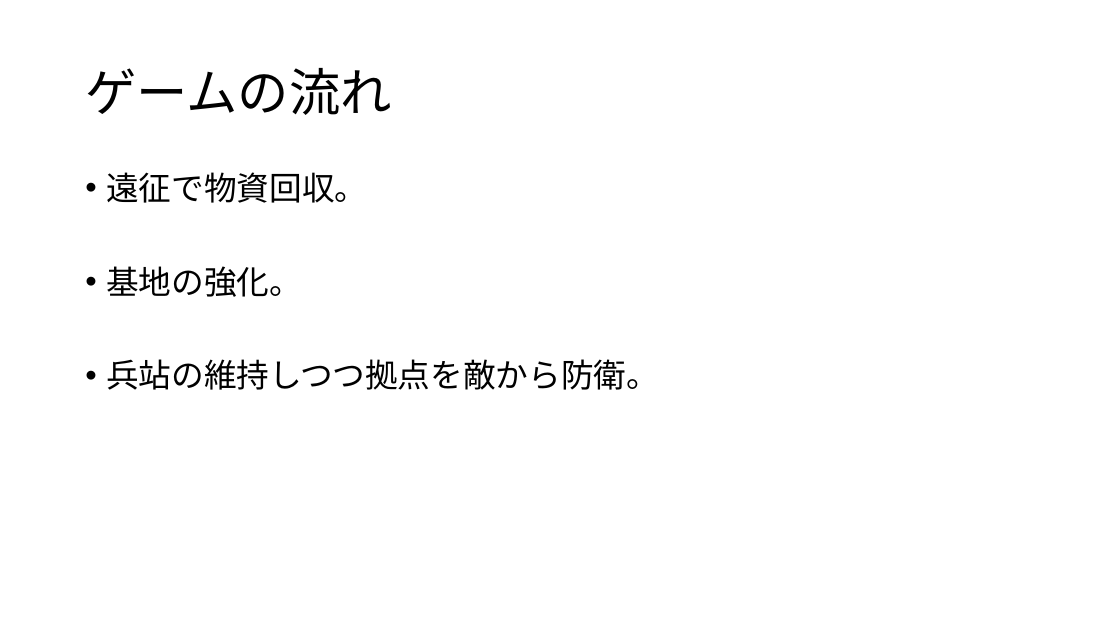
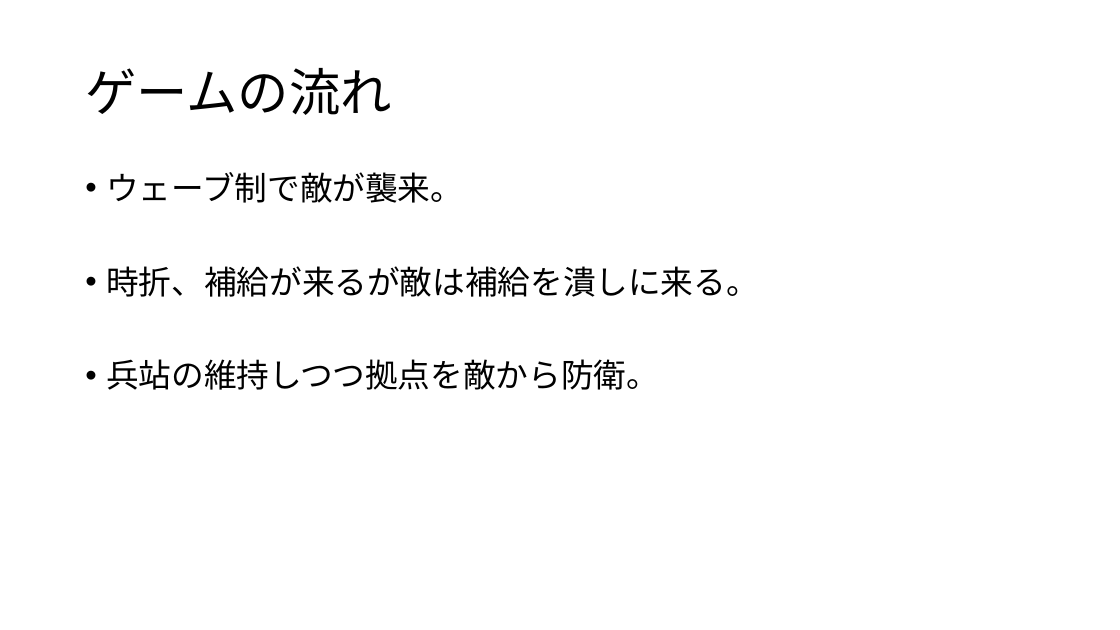
Before and after one commit to Aiko-Dornan/UE_TowerDeffense_Solo, a slide deck: slide 4 of ゲーム制作企画書.pptx. Drawn at 1120x630 pixels with LibreOffice and Linux fonts; fonts in the diff are those of the drawing. Boxes give left, top, right and bottom in pixels: in the first picture for what was removed or moved away, otherwise in the second. Text is boxed around its words. In the diff, an @@ line names an element or a change of style, - is before the commit and + after.

Commit message:
パワポちょっとだけ変更。

```diff
--- a/ゲーム制作企画書.pptx
+++ b/ゲーム制作企画書.pptx
@@ text at [106,172,758,297]: text changed @@
-• 遠征で物資回収。
-• 基地の強化。
+• ウェーブ制で敵が襲来。
+• 時折、補給が来るが敵は補給を潰しに来る。
```
